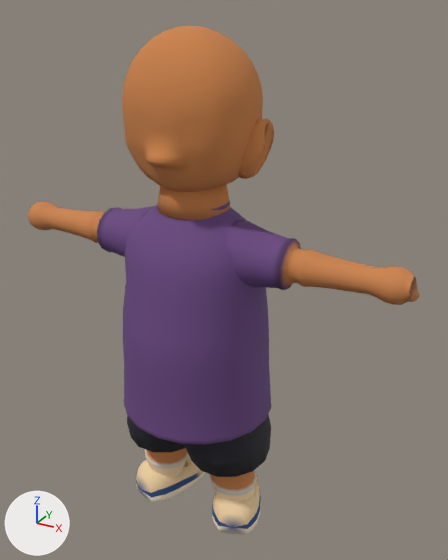
One commit to the glTF model public/v2/models/kid_tank.glb: the scene before it, then after it.
The view is the same before and after, from a 50 mm lens placed at (2.32, -3.76, 4.12), pointed at (0.16, 0.16, 2.16). Lighting does not change. The marker at lower left points along +X, +Y and +Z. The picture after the commit comes second. Objects named as collision shapes, trigger or cutter boxes, shadow casters or lower levels of detail are left out. Vertices at exactly the same position are counted once.

Names of what the first picture shows: 'kid_tank_LOD0'.
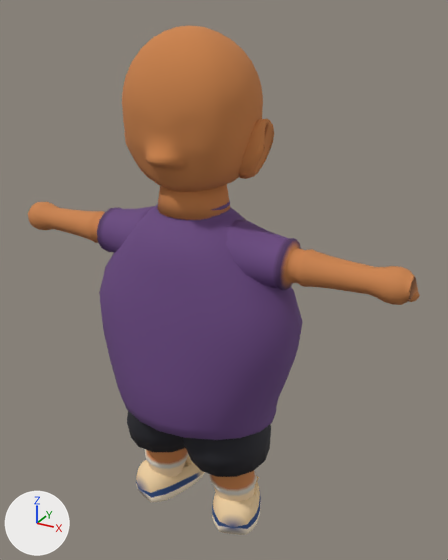
Location of each change, (x1, y1, x2, y2) in pixels of the pictures (448 x 560 px; the box of a moved part takes in the faces that stretch with it):
```json
{"part": 1, "of": "me_kid_tank_lod0_mesh", "change": "moved or reshaped", "before": [123, 237, 271, 445], "after": [99, 237, 303, 440]}
```

The change, as JSON lines over the scene's bpy script:
```json
{"block": "me_kid_tank_lod0_mesh", "where": "# used by ob_kid_tank_lod0; location = (0.0, 0.0, 0.0)"}
{"op": "remove", "block": "me_kid_tank_lod0_mesh", "code": "me_kid_tank_lod0_mesh.from_pydata(...)  # 3207 vertices, 6302 faces; spans x -1.67..1.67, y -0.6..0.6, z 0.01..4.01"}
{"op": "add", "block": "me_kid_tank_lod0_mesh", "code": "me_kid_tank_lod0_mesh.from_pydata(...)  # 3207 vertices, 6302 faces; spans x -1.67..1.67, y -0.59..0.59, z 0.01..4.01"}
{"block": "me_kid_tank_lod0_mesh", "change": "me_kid_tank_lod0_mesh part 1: 178 of 3207 vertices moved; they spanned x -0.63..0.63, y -0.6..0.6, z 1.07..2.4 and now span x -0.88..0.88, y -0.58..0.58, z 1.07..2.4; mean shift (0.0, 0.0, 0.0); largest move (0.57, 0.0, 1.96) -> (0.88, 0.0, 1.96)"}
```
